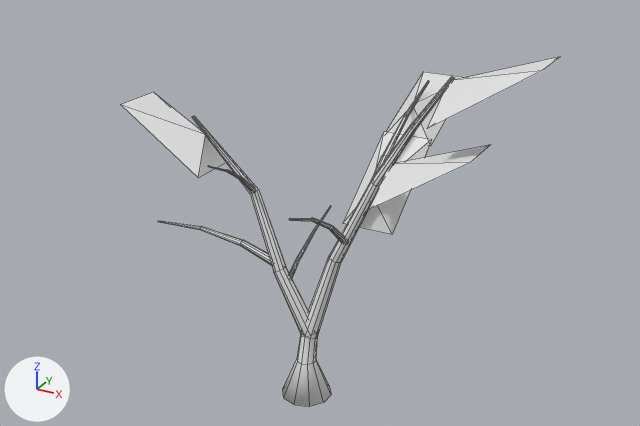
One commit to the FBX model Assets/Models/Birch.fbx: the scene before it, then after it.
The view is the same before and after, from a camera (50 mm lens) standing at (14.8, -26.1, 20.1) and looking at (0.1, 0.8, 6.6). Arrows for +X, +Y and +Z are at lower left; the lights stay in place. Mesh edges are drawn as thin lines. Where no turn or scale is listed for an object, it has been applied to the vertices.
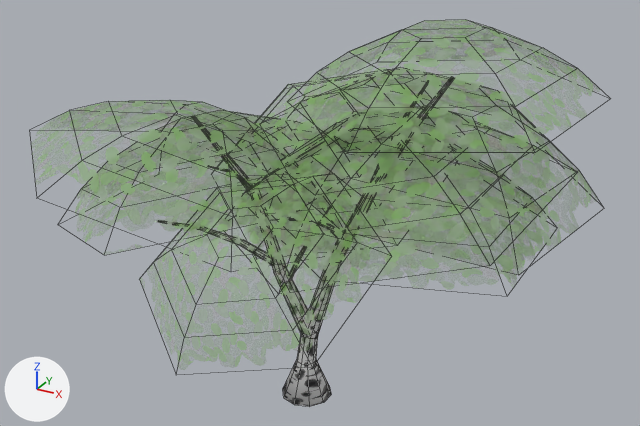
Where the newer file only moved an object's origin or applied its transform, the numbers keep the older frame.

Patch to the scene script:
```diff
--- a/Assets/Models/Birch.fbx.py
+++ b/Assets/Models/Birch.fbx.py
@@ img_birchleavesalpha_png @@
+img_birchleavesalpha_png = load_image('BirchLeavesAlpha.png', '../Textures/BirchLeavesAlpha.png', 2160, 2160, 'Non-Color')
@@ img_bark_jpg @@
+img_bark_jpg = load_image('Bark.jpg', '../Textures/Bark.jpg', 1024, 1024, 'sRGB')
@@ mat_birchleaves @@
+mat_birchleaves = bpy.data.materials.new('BirchLeaves')
+# uses the picture img_birchleavesalpha_png
@@ mat_birchbark @@
+mat_birchbark = principled_material('BirchBark')
+mat_birchbark.texture = img_bark_jpg
+mat_birchbark.roughness = 0.69
@@ me_plane_002 @@
 # used by ob_plane_002; location = (0.04, -0.19, -0.86)
 # verts and faces of me_plane_002; kept vertices keep their numbers, new ones are numbered from 335
 # before: 0 (-7.8, -0.7, 11.0) at pixel (120, 104), 1 (-4.2, -0.7, 8.7) at pixel (198, 177), 2 (-7.8, 1.3, 11.0) at pixel (153, 91), 3 (-4.2, 1.3, 8.7), 4 (-4.5, 0.3, 10.1) at pixel (205, 134)
 # before: 10 (1.2, 7.7, 11.5) at pixel (423, 71), 11 (1.2, 3.9, 9.8), 12 (3.2, 7.7, 11.5) at pixel (469, 77), 13 (3.2, 3.9, 9.8) at pixel (430, 145), 14 (2.2, 4.4, 11.1) at pixel (412, 104)
-me_plane_002.from_pydata(...)  # 335 vertices, 267 faces; spans x -7.8..8.2, y -3.5..7.7, z 0.0..14.3
+me_plane_002.from_pydata(...)  # 502 vertices, 399 faces; spans x -10.2..9.6, y -8.8..10.1, z 0.0..14.6
+# me_plane_002 part 1: a new loose piece of 24 vertices spanning x -10.2..0.7, y -5.6..7.5, z 6.1..10.6, in mat_birchleaves
+# me_plane_002 part 2: a new loose piece of 24 vertices spanning x -1.7..8.3, y -4.8..6.7, z 7.5..11.0, in mat_birchleaves
+# me_plane_002 part 3: a new loose piece of 24 vertices spanning x -3.0..8.8, y -5.2..7.5, z 7.1..11.7, in mat_birchleaves
+# me_plane_002 part 4: a new loose piece of 24 vertices spanning x -10.0..2.0, y -7.8..4.6, z 6.7..11.8, in mat_birchleaves
+# me_plane_002 part 5: a new loose piece of 24 vertices spanning x -2.4..9.6, y -3.5..9.3, z 8.0..12.6, in mat_birchleaves
+# me_plane_002 part 6: a new loose piece of 24 vertices spanning x -1.3..9.3, y -2.7..8.5, z 11.6..14.6, in mat_birchleaves
+# me_plane_002 part 7: a new loose piece of 24 vertices spanning x -6.9..3.8, y 0.5..10.1, z 5.2..11.2, in mat_birchleaves
+# me_plane_002 part 8: a new loose piece of 24 vertices spanning x -2.5..5.3, y -8.8..-1.7, z 6.2..10.7, in mat_birchleaves
+# me_plane_002 part 9: the loose piece of 5 vertices spanning x 1.2..3.2, y 0.6..3.9, z 7.5..10.0 is deleted
+# me_plane_002 part 10: the loose piece of 5 vertices spanning x 4.7..8.2, y -0.3..1.7, z 11.9..14.3 is deleted
+# me_plane_002 part 11: the loose piece of 5 vertices spanning x 2.7..6.2, y -0.4..1.6, z 8.7..11.0 is deleted
+# me_plane_002 part 12
+delete_vertices([*range(0, 5)])  # with the faces that use them
+# me_plane_002 part 13
+delete_vertices([*range(10, 15)])  # with the faces that use them
+# me_plane_002 part 14: 247 faces spanning x -6.9..5.1, y -3.5..5.9, z 0.0..13.4 switch from no material to mat_birchbark (picture img_bark_jpg)
+me_plane_002.materials.append(mat_birchleaves)
```

Boxes (x1, y1, x2, y2) around the edits, measured in the pictures (640 x 426 px):
'Plane.002', reshaped (29% wider, 11% taller): before (121, 57, 559, 406); after (32, 20, 598, 406)
part 1 of me_plane_002, added: after (75, 111, 354, 248)
part 2 of me_plane_002, added: after (267, 129, 543, 289)
part 3 of me_plane_002, added (green): after (236, 107, 558, 286)
part 4 of me_plane_002, added: after (32, 100, 347, 258)
part 5 of me_plane_002, added: after (273, 68, 591, 271)
part 6 of me_plane_002, added: after (303, 20, 598, 153)
part 7 of me_plane_002, added (green): after (225, 69, 464, 242)
part 8 of me_plane_002, added: after (140, 176, 387, 369)
part 9 of me_plane_002, deleted: before (343, 132, 432, 234)
part 10 of me_plane_002, deleted: before (427, 57, 559, 129)
part 11 of me_plane_002, deleted: before (369, 145, 490, 209)
part 12 of me_plane_002, deleted: before (121, 92, 226, 177)
part 13 of me_plane_002, deleted: before (386, 72, 465, 146)
part 14 of me_plane_002, recoloured: (158, 77, 454, 406) in both
